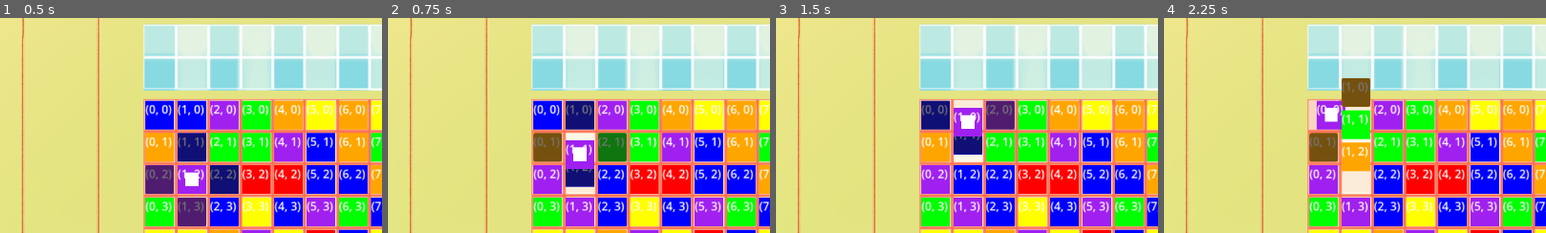
Above: before the commit, frames 1-4 (left to right).
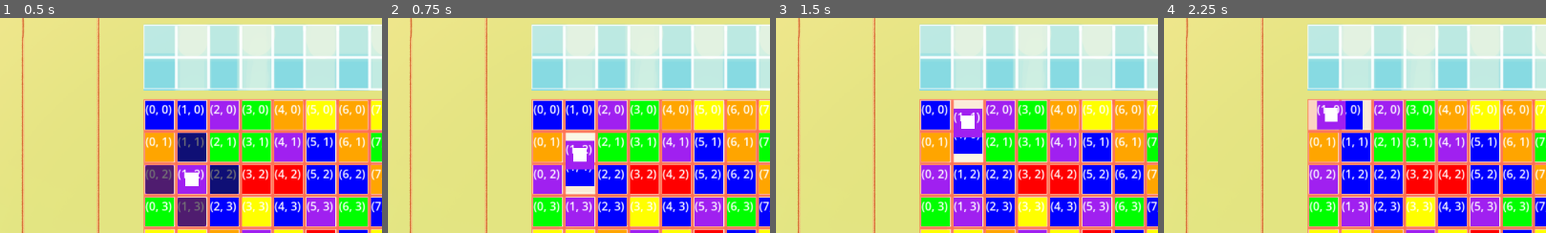
Above: after the commit, the same moments.

Repository: hulien22/gmtk2023
Game: Godot game, scene res://scenes/main.tscn
Two runs of this game, one before a commit and one after it. Both use one fixed random seed, a clock stepped at 60 frames per second and the inputs below.
Inputs (mouse positions are % of the whole screen's width and height, from its top left):
- Up to frame 1 (0.5 s): no input
- Up to frame 2 (0.75 s): click (26, 37) at 0.52 s
- Up to frame 3 (1.5 s): click (26, 29) at 1.27 s
- Up to frame 4 (2.25 s): click (22, 29) at 2.02 s
The pictures show only the part of the screen within x 1-51%, y 6-56%; the shares and areas given below are measured in that part.

Frame 1 is identical in both runs. In frame 2, 3.8% of the frame differs, in the area x 38-63%, y 38-79%; in frame 3, 2.8%; in frame 4, 5.1%, in the area x 38-54%, y 28-82%.

Commit message:
use timer for player move and control can_click

Diff:
--- a/scenes/Grid.gd
+++ b/scenes/Grid.gd
@@ -146,10 +146,6 @@
 
 	swap_tiles(player_posn, swap_posn, true)
 	print(player_posn)
-	# check for matches
-	check_for_matches()
-
-	set_clickable_tiles()
 
 func drop_tiles():
 #	var drops_per_column:Array[int] = []
@@ -177,7 +173,7 @@
 
 	for h in height:
 		for w in width:
-			tiles[h][w].move(posn_from_grid(Vector2(w,h)), Tween.TRANS_BOUNCE)
+			tiles[h][w].move(posn_from_grid(Vector2(w,h)), Tween.TRANS_QUAD)
 
 func remove_deleted_tiles():
 	pass
--- a/scenes/main.gd
+++ b/scenes/main.gd
@@ -12,6 +12,7 @@
 	$Grid2.set_clickable_tiles()
 	print("picked:", select_finger_swap())
 	Events.connect("move_player_click", _on_tile_clicked)
+	$PlayerMoveTimer.connect("timeout", _on_playermovetimer_timeout)
 	pass # Replace with function body.
 
 
@@ -25,7 +26,12 @@
 		#perform the swap now
 		can_click = false
 		$Grid2.swap_player(posn)
+		$PlayerMoveTimer.start()
 
+func _on_playermovetimer_timeout():
+	# check for matches
+	$Grid2.check_for_matches()
+	$Grid2.set_clickable_tiles()
 	# set back to true on animation completion?
 	can_click = true
 
--- a/scenes/main.tscn
+++ b/scenes/main.tscn
@@ -27,4 +27,6 @@
 
 [node name="TurnTimer" type="Timer" parent="."]
 
-[node name="Timer" type="Timer" parent="."]
+[node name="PlayerMoveTimer" type="Timer" parent="."]
+wait_time = 0.3
+one_shot = true
